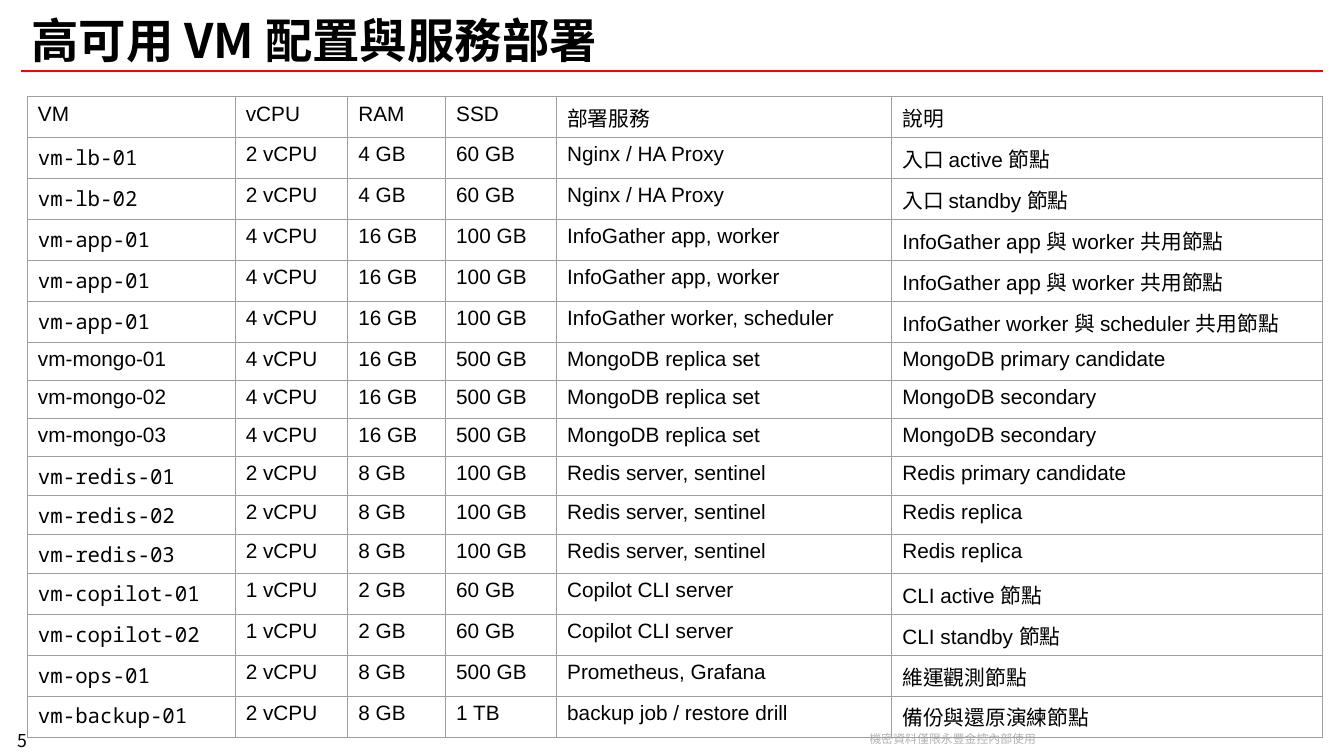
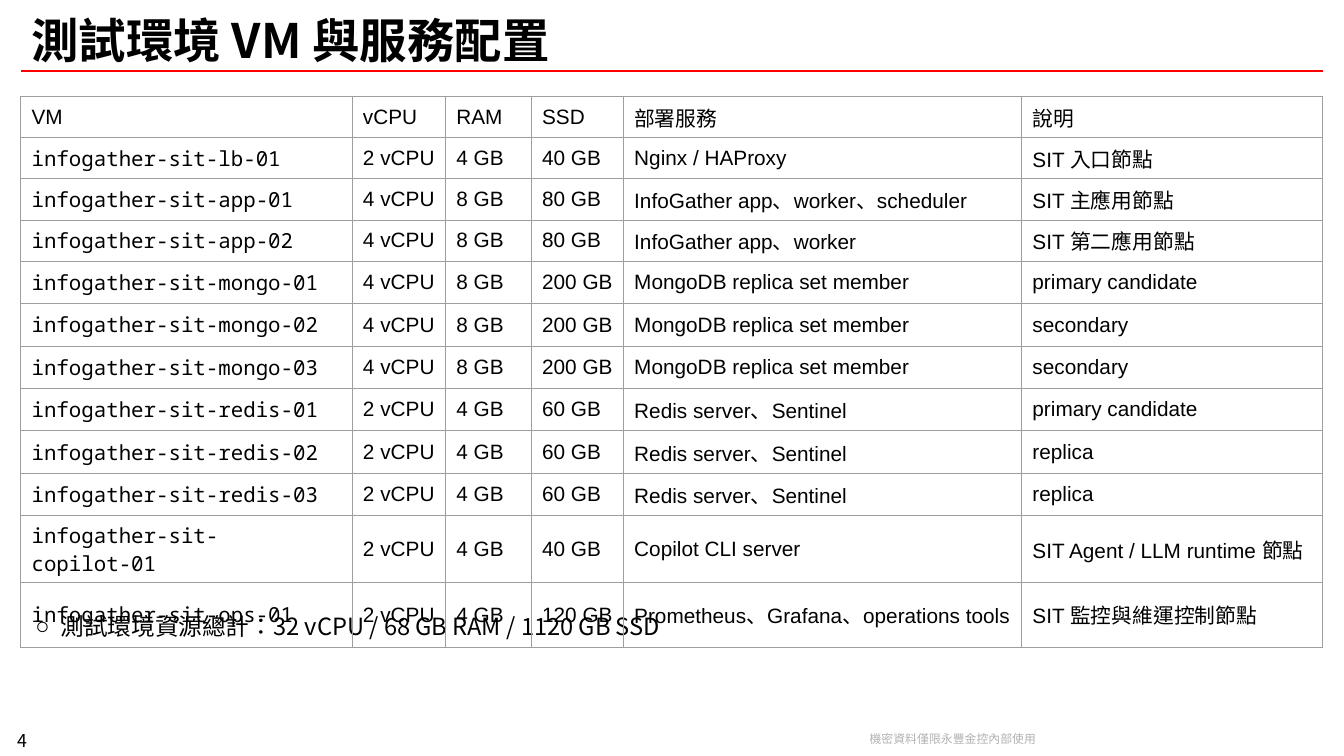
Before and after one commit to chunkai1312/temp, a slide deck: slide 4 of infogather.pptx (slide 5 before the commit). Drawn at 1344x756 pixels with LibreOffice and Linux fonts; fonts in the diff are those of the drawing; background and template pictures are left out. Boxes give left, top, right and bottom in pixels: in the first picture for what was removed or moved away, otherwise in the second. Text is boxed around its words. In the diff, an @@ line names an element or a change of style, - is before the commit and + after.

Commit message:
chore: add

```diff
--- a/infogather.pptx
+++ b/infogather.pptx
@@ title at <box>31,17,550,71</box>: text changed @@
-高可用 VM 配置與服務部署
+測試環境 VM 與服務配置
@@ table at <box>21,96,1323,633</box> @@
-row 2: vm-lb-01 | 2 vCPU | 4 GB | 60 GB | Nginx / HA Proxy | 入口 active 節點
-row 3: vm-lb-02 | 2 vCPU | 4 GB | 60 GB | Nginx / HA Proxy | 入口 standby 節點
-row 4: vm-app-01 | 4 vCPU | 16 GB | 100 GB | InfoGather app, worker | InfoGather app 與 worker 共用節點
-row 5: vm-app-01 | 4 vCPU | 16 GB | 100 GB | InfoGather app, worker | InfoGather app 與 worker 共用節點
-row 6: vm-app-01 | 4 vCPU | 16 GB | 100 GB | InfoGather worker, scheduler | InfoGather worker 與 scheduler 共用節點
-row 7: vm-mongo-01 | 4 vCPU | 16 GB | 500 GB | MongoDB replica set | MongoDB primary candidate
-row 8: vm-mongo-02 | 4 vCPU | 16 GB | 500 GB | MongoDB replica set | MongoDB secondary
-row 9: vm-mongo-03 | 4 vCPU | 16 GB | 500 GB | MongoDB replica set | MongoDB secondary
-row 10: vm-redis-01 | 2 vCPU | 8 GB | 100 GB | Redis server, sentinel | Redis primary candidate
-row 11: vm-redis-02 | 2 vCPU | 8 GB | 100 GB | Redis server, sentinel | Redis replica
-row 12: vm-redis-03 | 2 vCPU | 8 GB | 100 GB | Redis server, sentinel | Redis replica
-row 13: vm-copilot-01 | 1 vCPU | 2 GB | 60 GB | Copilot CLI server | CLI active 節點
-row 14: vm-copilot-02 | 1 vCPU | 2 GB | 60 GB | Copilot CLI server | CLI standby 節點
-row 15: vm-ops-01 | 2 vCPU | 8 GB | 500 GB | Prometheus, Grafana | 維運觀測節點
-row 16: vm-backup-01 | 2 vCPU | 8 GB | 1 TB | backup job / restore drill | 備份與還原演練節點
+row 2: infogather-sit-lb-01 | 2 vCPU | 4 GB | 40 GB | Nginx / HAProxy | SIT 入口節點
+row 3: infogather-sit-app-01 | 4 vCPU | 8 GB | 80 GB | InfoGather app、worker、scheduler | SIT 主應用節點
+row 4: infogather-sit-app-02 | 4 vCPU | 8 GB | 80 GB | InfoGather app、worker | SIT 第二應用節點
+row 5: infogather-sit-mongo-01 | 4 vCPU | 8 GB | 200 GB | MongoDB replica set member | primary candidate
+row 6: infogather-sit-mongo-02 | 4 vCPU | 8 GB | 200 GB | MongoDB replica set member | secondary
+row 7: infogather-sit-mongo-03 | 4 vCPU | 8 GB | 200 GB | MongoDB replica set member | secondary
+row 8: infogather-sit-redis-01 | 2 vCPU | 4 GB | 60 GB | Redis server、Sentinel | primary candidate
+row 9: infogather-sit-redis-02 | 2 vCPU | 4 GB | 60 GB | Redis server、Sentinel | replica
+row 10: infogather-sit-redis-03 | 2 vCPU | 4 GB | 60 GB | Redis server、Sentinel | replica
+row 11: infogather-sit-copilot-01 | 2 vCPU | 4 GB | 40 GB | Copilot CLI server | SIT Agent / LLM runtime 節點
+row 12: infogather-sit-ops-01 | 2 vCPU | 4 GB | 120 GB | Prometheus、Grafana、operations tools | SIT 監控與維運控制節點
@@ table: place and size @@
-table at <box>28,97,1323,732</box>
+table at <box>21,96,1323,633</box>
@@ text added at <box>61,611,660,641</box>, 16 pt, text #000000 @@
+○ 測試環境資源總計：32 vCPU / 68 GB RAM / 1120 GB SSD
@@ page number at <box>17,734,27,747</box>: text changed @@
-5
+4
```
Also in this commit, not shown: 1 other slide changed, 1 slide added, 1 slide removed.
